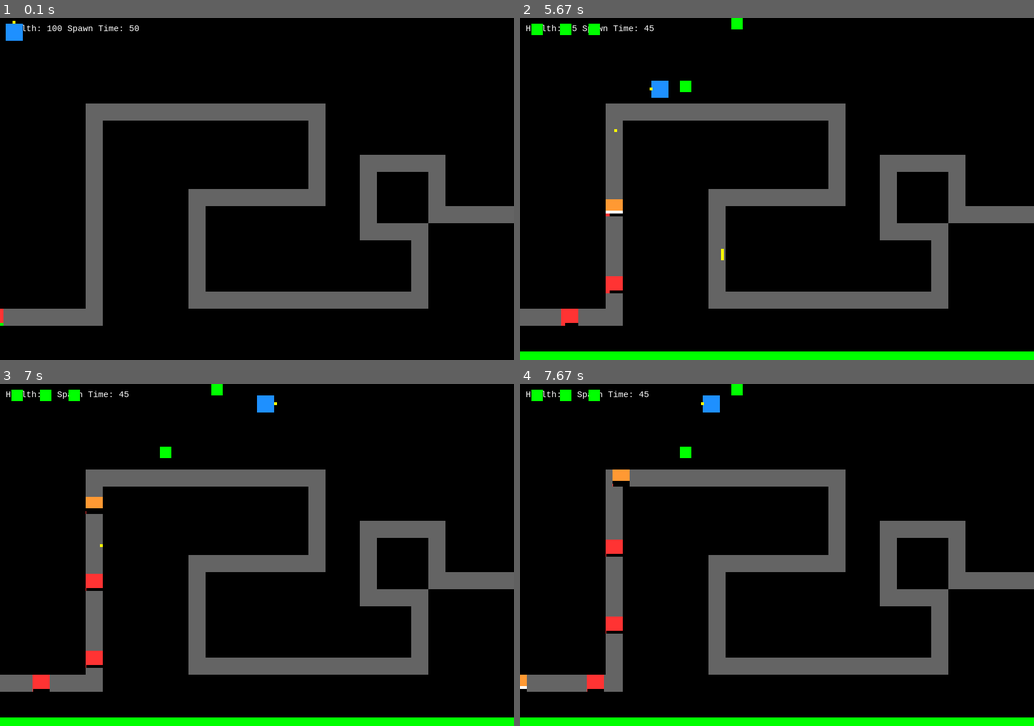
Above: before the commit, frames 1-4 (two rows, left to right).
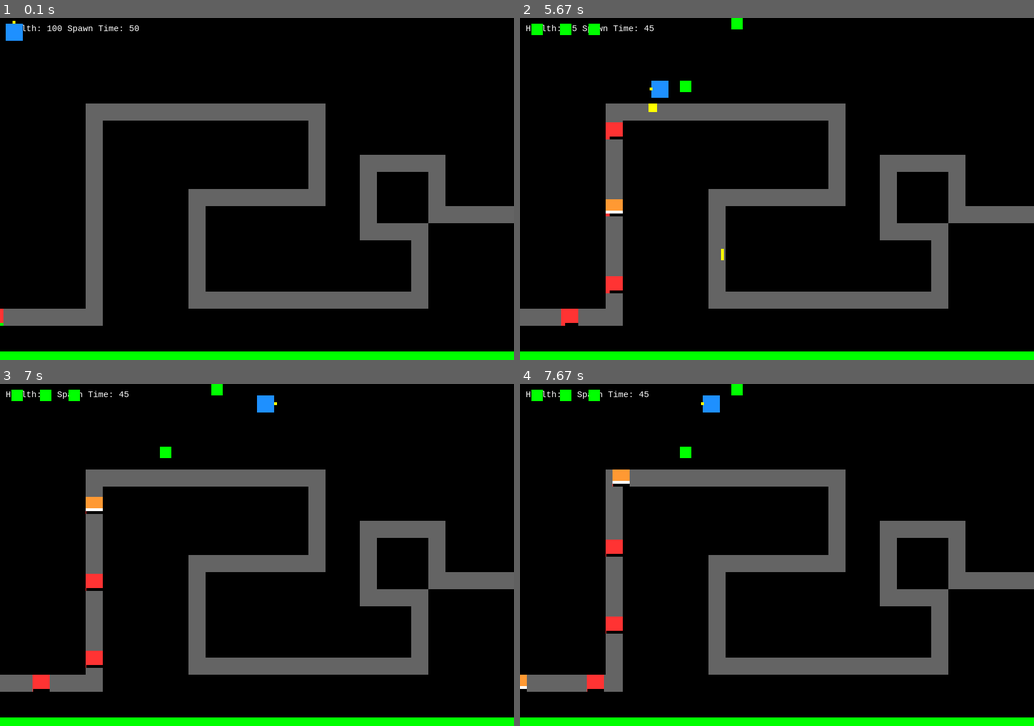
Above: after the commit, the same moments.

Repository: JasZhe/Tower-Defense
Game: pygame game, started from game.py
Two runs of this game, one before a commit and one after it. Both use one fixed random seed, a clock stepped at 60 frames per second and the inputs below. The source is Python 2; it was converted automatically to run under Python 3.
Inputs:
- Up to frame 1 (0.1 s): no input
- Up to frame 2 (5.67 s): hold T 0.33-0.8 s; hold Right 0.33-0.8 s; hold Right 0.83-1.3 s; tap J at 0.9, 1.2, 1.73, 2.07, 2.37, 2.57, 2.87, 3.13, 3.47, 3.77, 3.9, 4.3, 4.6, 4.97, 5.37 s; tap Space at 0.98, 2.15, 3.55, 5.05 s; tap P at 1.33 s; hold Up 1.67-1.97 s; hold Right 2-2.47 s; hold Left 2.5-3.03 s; tap T at 2.65, 3.98, 5.45 s; hold Down 3.07-3.37 s; hold Left 3.4-3.8 s; hold Up 3.83-4.2 s; hold Right 4.23-4.87 s; hold Down 4.9-5.27 s; hold Left from 5.3 s (still down)
- Up to frame 3 (7 s): tap J at 5.67, 5.87, 6.17, 6.37, 6.7 s; release Left at 5.77 s; hold Right 5.8-6.27 s; hold Up 6.3-6.6 s; tap Space at 6.45 s; hold Right from 6.63 s (still down); tap T at 6.78 s
- Up to frame 4 (7.67 s): tap J at 7, 7.2, 7.5 s; release Right at 7.1 s; hold Left from 7.13 s (still down)

The runs differ from the first frame. In frame 1, 2.5% of the frame differs, in the area x 0-100%, y 97-100%; in frame 2, 0.2%; in frame 3, less than 0.1%; in frame 4, less than 0.1%.

Commit message:
Minor bug fixes on AOE, Tower range and damage, and UI

Diff:
--- a/enemies.py
+++ b/enemies.py
@@ -65,12 +65,12 @@
 
         # if bullet collides with enemy, subtract the damage of the bullet from hp
         def damage(self, bullet):
-            explosion_radius = 200
+            explosion_radius = 60
 
             if type(bullet) is Heavy_Bullet:
                 if distance(bullet.body.center, self.body.center) <= explosion_radius:
                     self.hp = max(self.hp - bullet.damage * \
-                                1 / (1 + math.sqrt(distance(bullet.body.center, self.body.center))/30),0)
+                                1 / (1 + distance(bullet.body.center, self.body.center) /explosion_radius),0)
 
             else:
                 self.hp = max(self.hp - bullet.damage, 0)
@@ -99,6 +99,6 @@
             if type(bullet) is Heavy_Bullet:
                 if distance(bullet.body.center, self.body.center) <= 100:
                         self.shield_hp = max(self.shield_hp - bullet.damage * \
-                                    1 / (1 + math.sqrt(distance(bullet.body.center, self.body.center))/30), 0)
+                                    1 / (1 + distance(bullet.body.center, self.body.center)/60), 0)
             else:
                 self.shield_hp = max(self.shield_hp - (2 * bullet.damage), 0)
--- a/game.py
+++ b/game.py
@@ -185,7 +185,7 @@
             last_shot = now
 
     if pressed[pygame.K_t]:
-        rand = 1#random.randint(0,3)
+        rand = random.randint(0,3)
         if rand == 0:
             temp = Rifle_Tower((player.body.x, player.body.y))
         elif rand == 1:
@@ -323,6 +323,7 @@
                 # AOE weapon
                 if type(bullet) is Heavy_Bullet: # bullet hit, then explodes because it's aoe bullet
                     pygame.mixer.Sound.play(explode_sound)
+                    pygame.draw.circle(screen, RED, bullet.body.center, 60, 1)
                     for enemy in enemy_list:
                         enemy.damage(bullet)
                     tower_bullets.remove(bullet)
@@ -334,6 +335,7 @@
                         tower_bullets.remove(bullet)
                 else:
                     enemy.damage(bullet)
+                    tower_bullets.remove(bullet)
 
         if enemy.breach():
             master_hp.decrease_hp(10)
@@ -365,14 +367,14 @@
 
         if type(enemy) is Shield_Enemy:
             pygame.draw.rect(screen, BLACK, [enemy.body.x, enemy.body.y + enemy.body.height - 5, enemy.body.width, 5])
-            pygame.draw.rect(screen, BLACK, [enemy.body.x, enemy.body.y + enemy.body.height - 10, enemy.body.width, 5])
-
-            master_hp.draw(screen)
+
             pygame.draw.rect(screen, colour,
                 [enemy.body.x, enemy.body.y + enemy.body.height - 5, enemy.body.width * enemy.hp / enemy.max_hp, 5])
 
-            pygame.draw.rect(screen, WHITE,
-                [enemy.body.x, enemy.body.y + enemy.body.height - 10, enemy.body.width * enemy.shield_hp / enemy.max_shield, 5])
+            if enemy.shield_hp > 0:
+                #pygame.draw.rect(screen, BLACK, [enemy.body.x, enemy.body.y + enemy.body.height - 10, enemy.body.width, 5])
+                pygame.draw.rect(screen, WHITE,
+                    [enemy.body.x, enemy.body.y + enemy.body.height - 10, enemy.body.width * enemy.shield_hp / enemy.max_shield, 5])
         else:
             pygame.draw.rect(screen, BLACK, [enemy.body.x, enemy.body.y + enemy.body.height - 5, enemy.body.width, 5])
             pygame.draw.rect(screen, colour,
@@ -380,6 +382,7 @@
 
         enemy.update()
 
+    master_hp.draw(screen)
     pygame.display.update()
     clock.tick(FRAME_RATE)
     counter = counter + 1
--- a/towers.py
+++ b/towers.py
@@ -21,11 +21,11 @@
 
     # shoots at enemy when time is right
     def canShoot(self):
-        print "undefined"
+        pass
 
     # Calculates damage rate (Damage Per Frame)
     def dpm(self):
-        print "undefined"
+        pass
 
     def shoot(self, enemy, HEIGHT, WIDTH):
         if self.canShoot():
@@ -65,8 +65,8 @@
 
 class Rifle_Tower(Tower):
 
-    damage_levels = {GREEN : 5, CYAN : 6, BLUE : 7, DARK_BLUE : 8, YELLOW : 9, ORANGE : 10,
-                MAGENTA : 12, WHITE : 14}
+    damage_levels = {GREEN : 25, CYAN : 30, BLUE : 35, DARK_BLUE : 40, YELLOW : 45, ORANGE : 50,
+                MAGENTA : 60, WHITE : 70}
 
     cost_levels = {GREEN : 50, CYAN : 100, BLUE : 150, DARK_BLUE : 200, YELLOW : 300, ORANGE : 400,
                 MAGENTA : 600, WHITE : 800}
@@ -74,10 +74,10 @@
     inflation = {GREEN : (0, 0), CYAN : (0, 0), BLUE : (10, 10), DARK_BLUE : (0, 0),
                 YELLOW : (5, 5), ORANGE : (0, 0), MAGENTA : (5, 5), WHITE : (5, 5)}
 
-    att_range = {GREEN : 240, CYAN : 260, BLUE : 280, DARK_BLUE : 300, YELLOW : 310, ORANGE : 320,
-                MAGENTA : 330, WHITE : 340}
-
-    reload_speed = 4
+    att_range = {GREEN : 140, CYAN : 160, BLUE : 180, DARK_BLUE : 200, YELLOW : 210, ORANGE : 220,
+                MAGENTA : 220, WHITE : 240}
+
+    reload_speed = 30
 
     shell_speed = 15
 
@@ -124,7 +124,7 @@
                 YELLOW : (5, 5), ORANGE : (0, 0), MAGENTA : (5, 5), WHITE : (5, 5)}
 
     att_range = {GREEN : 240, CYAN : 260, BLUE : 280, DARK_BLUE : 300, YELLOW : 310, ORANGE : 320,
-                MAGENTA : 330, WHITE : 340}
+                MAGENTA : 330, WHITE : 640}
 
     reload_speed = 90
 
@@ -171,7 +171,7 @@
 
     inflation = {GREEN : (0, 0), CYAN : (0, 0), BLUE : (10, 10), DARK_BLUE : (0, 0), YELLOW : (5, 5), ORANGE : (0, 0), MAGENTA : (5, 5), WHITE : (5, 5)}
 
-    att_range = {GREEN : 240, CYAN : 260, BLUE : 280, DARK_BLUE : 300, YELLOW : 310, ORANGE : 320, MAGENTA : 330, WHITE : 340}
+    att_range = {GREEN : 100, CYAN : 120, BLUE : 140, DARK_BLUE : 160, YELLOW : 180, ORANGE : 200, MAGENTA : 240, WHITE : 640}
 
     reload_speed = 4
 
@@ -215,8 +215,8 @@
 
 class HeavyGun_Tower(Tower):
 
-    damage_levels = {GREEN : 5, CYAN : 6, BLUE : 7, DARK_BLUE : 8, YELLOW : 9, ORANGE : 10,
-                MAGENTA : 12, WHITE : 14}
+    damage_levels = {GREEN : 100, CYAN : 110, BLUE : 120, DARK_BLUE : 130, YELLOW : 140, ORANGE : 150,
+                MAGENTA : 160, WHITE : 170}
 
     cost_levels = {GREEN : 50, CYAN : 100, BLUE : 150, DARK_BLUE : 200, YELLOW : 300, ORANGE : 400,
                 MAGENTA : 600, WHITE : 800}
@@ -227,7 +227,7 @@
     att_range = {GREEN : 240, CYAN : 260, BLUE : 280, DARK_BLUE : 300, YELLOW : 310, ORANGE : 320,
                 MAGENTA : 330, WHITE : 340}
 
-    reload_speed = 4
+    reload_speed = 100
 
     shell_speed = 15
 
